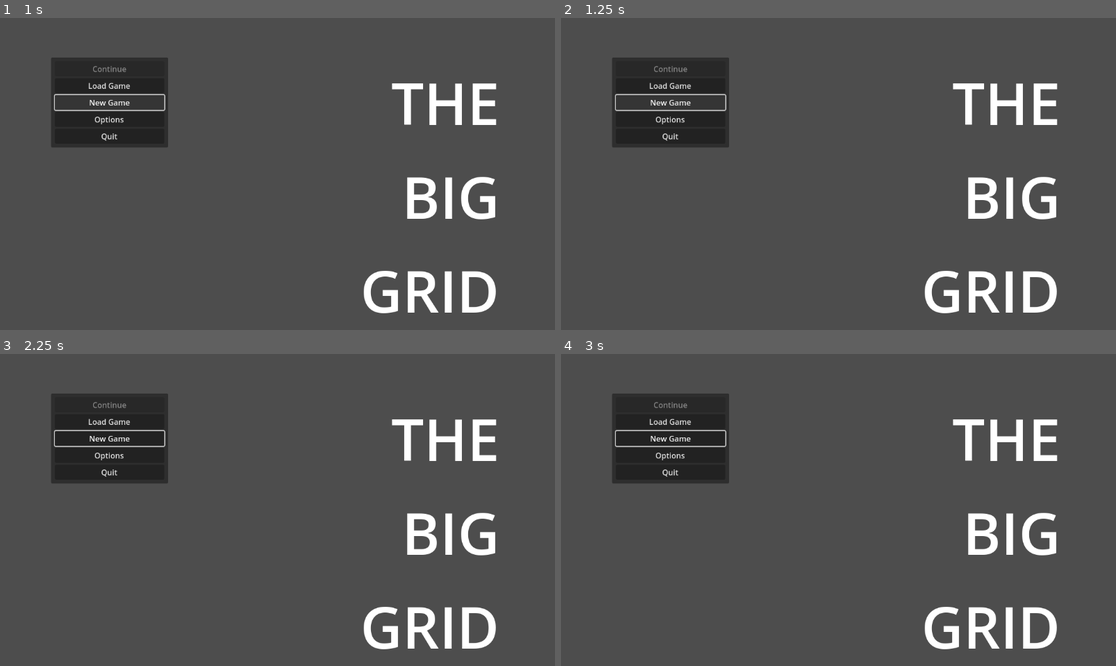
Above: before the commit, frames 1-4 (two rows, left to right).
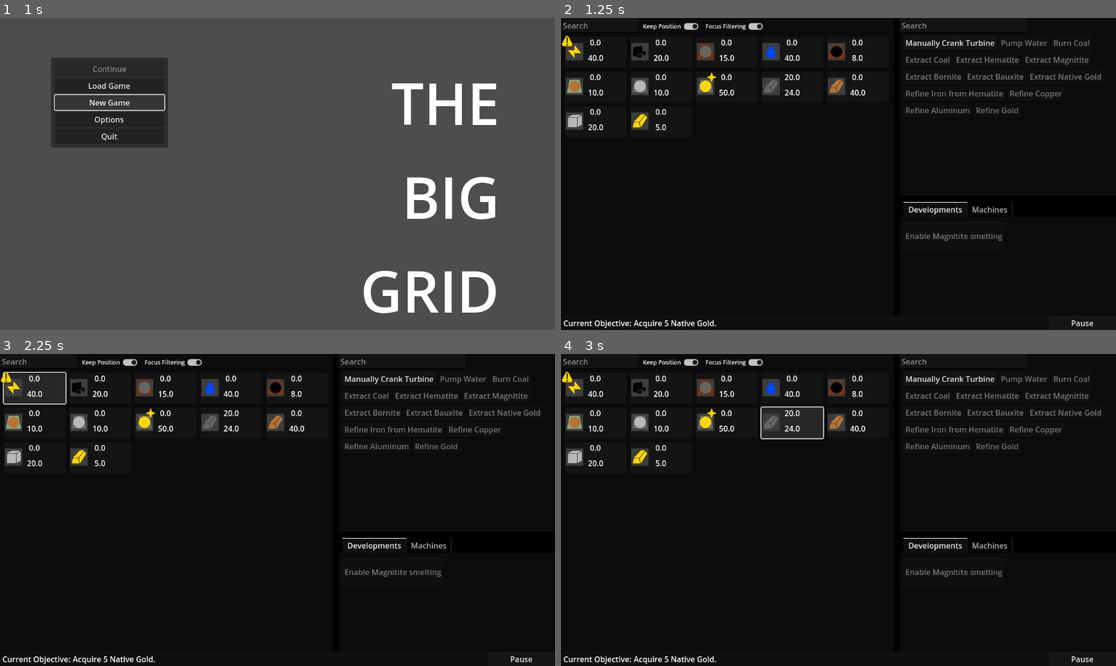
Above: after the commit, the same moments.

Repository: Carth501/The-Big-Grid
Game: Godot game, scene res://scenes/MainMenu.tscn
The game is run twice, just before and just after one commit, with the same random seed, the same clock (stepped at 60 frames per second) and the same inputs. Sound files missing from this copy of the repository are replaced by a short silence.
Inputs (mouse positions are in pixels of both pictures, inside the frame that each line leads up to):
- Up to frame 1 (1 s): click "New Game" at 0.5 s
- Up to frame 2 (1.25 s): no input
- Up to frame 3 (2.25 s): click (111, 438) at 1.25 s, where only the run before the commit has a clickable "New Game"; click (33, 388) at 2 s, where only the run after the commit has a clickable "[center]0.0[/center]"
- Up to frame 4 (3 s): click (794, 422) at 2.75 s, where only the run after the commit has a clickable "[center]20.0[/center]"

Frame 1 is identical in both runs. In frame 2, 95% of the frame differs, in the area x 0-100%, y 0-100%; in frame 3, 94%; in frame 4, 94%.

Commit message:
Make Fade duration a variable

Diff:
--- a/scripts/MainMenu.gd
+++ b/scripts/MainMenu.gd
@@ -3,6 +3,7 @@
 @export var continue_button : Button
 @export var load_panel : PanelContainer
 @export var load_buttons_container : VBoxContainer
+@export var fade_duration : float = 0.5
 
 func _ready():
 	var saves = Save_Handler_Single.get_save_metadata()
@@ -19,8 +20,8 @@
 func continue_game():
 	Save_Handler_Single.prepare_recent_save()
 	var tween = create_tween()
-	tween.tween_property($AudioStreamPlayer, "volume_db", -44.768, 3 )
-	await get_tree().create_timer(3.0).timeout
+	tween.tween_property($AudioStreamPlayer, "volume_db", -44.768, fade_duration )
+	await get_tree().create_timer(fade_duration).timeout
 	get_tree().change_scene_to_file("res://scenes/Game.tscn")
 
 func toggle_load_panel():
@@ -29,15 +30,15 @@
 func load_game(file_name : String):
 	Save_Handler_Single.prepare_save(file_name)
 	var tween = create_tween()
-	tween.tween_property($AudioStreamPlayer, "volume_db", -44.768, 3 )
-	await get_tree().create_timer(3.0).timeout
+	tween.tween_property($AudioStreamPlayer, "volume_db", -44.768, fade_duration )
+	await get_tree().create_timer(fade_duration).timeout
 	get_tree().change_scene_to_file("res://scenes/Game.tscn")
 
 func new_game():
 	#Save_Handler_Single.clear_save()
 	var tween = create_tween()
-	tween.tween_property($AudioStreamPlayer, "volume_db", -44.768, 3 )
-	await get_tree().create_timer(3.0).timeout
+	tween.tween_property($AudioStreamPlayer, "volume_db", -44.768, fade_duration )
+	await get_tree().create_timer(fade_duration).timeout
 	get_tree().change_scene_to_file("res://scenes/Game.tscn")
 
 func quit():
